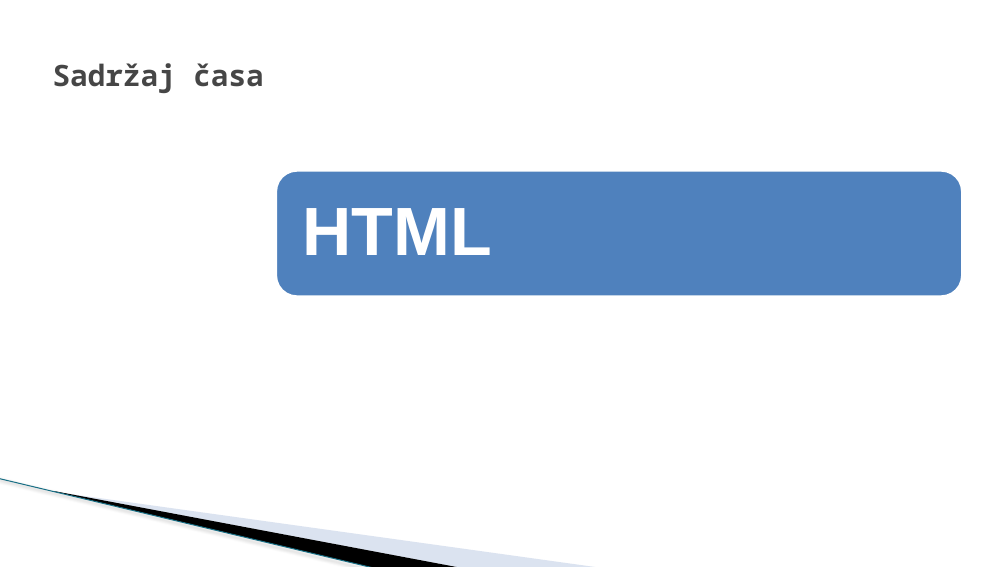
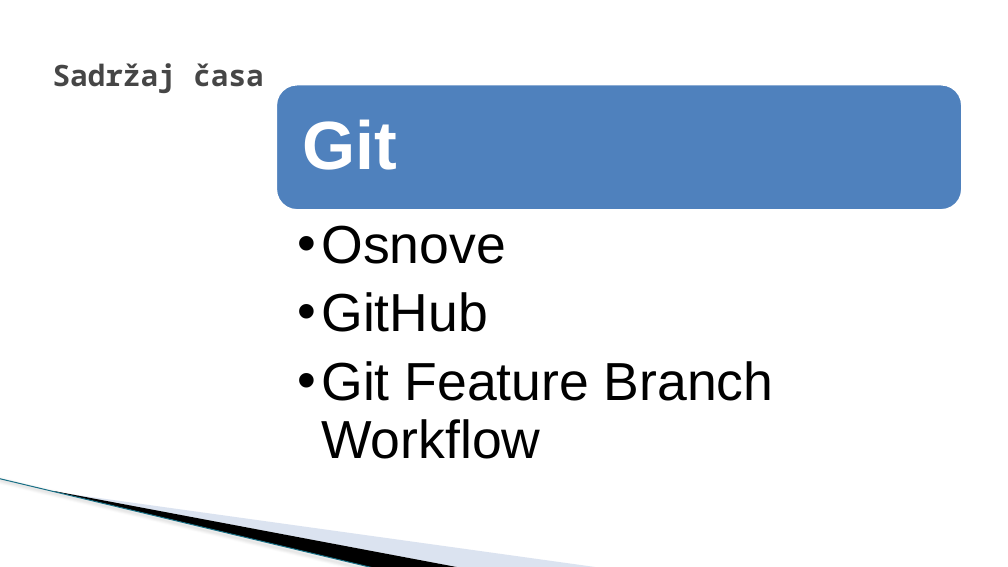
Before and after one commit to todalexcode/kurs-front-end, a slide deck: slide 2 of sesija-36/PPT/Front-End Developer-36.pptx. Drawn at 1008x567 pixels with LibreOffice and Linux fonts; fonts in the diff are those of the drawing; background and template pictures are left out. Boxes give left, top, right and bottom in pixels: in the first picture for what was removed or moved away, otherwise in the second. Text is boxed around its words. In the diff, an @@ line names an element or a change of style, - is before the commit and + after.

```diff
--- a/sesija-36/PPT/Front-End Developer-36.pptx
+++ b/sesija-36/PPT/Front-End Developer-36.pptx
@@ rounded rectangle: place and size @@
-rounded rectangle at (276, 171, 963, 296)
+rounded rectangle at (276, 85, 963, 210)
@@ text added at (303, 119, 398, 170), 65 pt, text #FFFFFF, bold @@
+Git
@@ text removed at (303, 208, 492, 255) @@
-HTML
@@ text added at (321, 225, 774, 459), 51 pt, text #000000 @@
+  •• Osnove
+  •• GitHub
+  •• Git Feature Branch Workflow
```
Also in this commit, not shown: 2 other slides changed, 11 slides added, 1 slide removed, 1 other file.
